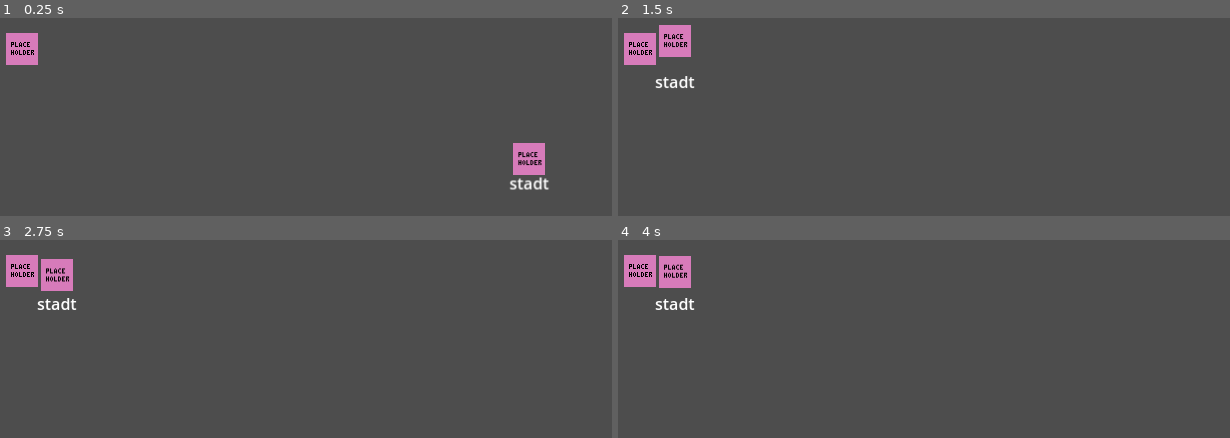
Above: before the commit, frames 1-4 (two rows, left to right).
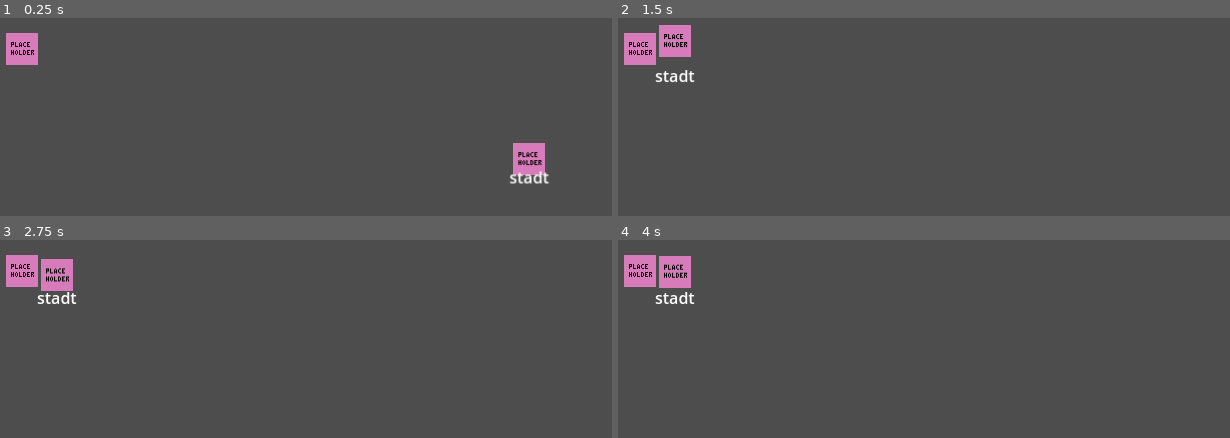
Above: after the commit, the same moments.

Repository: lehmius/typing-tides
Game: Godot game, scene res://scenes/game.tscn
The game is run twice, just before and just after one commit, with the same random seed, the same clock (stepped at 60 frames per second) and the same inputs. The engine's default icon, where the game draws it, is replaced by a stand-in: a white triangle on a blue panel in a dark square.
Inputs:
- Up to frame 1 (0.25 s): no input
- Up to frame 2 (1.5 s): tap Enter at 0.5 s
- Up to frame 3 (2.75 s): no input
- Up to frame 4 (4 s): no input

The runs differ from the first frame. In frame 1, 0.4% of the frame differs, in the area x 83-90%, y 77-87%; in frame 2, 0.3%; in frame 3, 0.3%; in frame 4, 0.3%.
Error before the commit: Invalid call. Nonexistent function 'attemptHit' in base 'Nil'. (res://scripts/game_state_handler.gd:95)

Commit message:
Add ErrorShake in case of invalid input on a target by playing new animation via AnimationPlayer.

Diff:
--- a/scenes/enemy.tscn
+++ b/scenes/enemy.tscn
@@ -17,6 +17,43 @@
 [sub_resource type="CircleShape2D" id="CircleShape2D_c4w8v"]
 radius = 19.0263
 
+[sub_resource type="Animation" id="Animation_md0e3"]
+length = 0.001
+tracks/0/type = "value"
+tracks/0/imported = false
+tracks/0/enabled = true
+tracks/0/path = NodePath(".:position")
+tracks/0/interp = 1
+tracks/0/loop_wrap = true
+tracks/0/keys = {
+"times": PackedFloat32Array(0),
+"transitions": PackedFloat32Array(1),
+"update": 0,
+"values": [Vector2(-27.765, 15)]
+}
+
+[sub_resource type="Animation" id="Animation_4ra3w"]
+resource_name = "ErrorShake(Vertical)"
+length = 0.15
+tracks/0/type = "value"
+tracks/0/imported = false
+tracks/0/enabled = true
+tracks/0/path = NodePath(".:position")
+tracks/0/interp = 1
+tracks/0/loop_wrap = true
+tracks/0/keys = {
+"times": PackedFloat32Array(0, 0.03, 0.06, 0.09, 0.12, 0.15),
+"transitions": PackedFloat32Array(1, 1, 1, 1, 1, 1),
+"update": 0,
+"values": [Vector2(-27.765, 15), Vector2(-27.765, 8), Vector2(-27.765, 22), Vector2(-27.765, 10), Vector2(-27.765, 20), Vector2(-27.765, 15)]
+}
+
+[sub_resource type="AnimationLibrary" id="AnimationLibrary_c4w8v"]
+_data = {
+&"ErrorShake(Vertical)": SubResource("Animation_4ra3w"),
+&"RESET": SubResource("Animation_md0e3")
+}
+
 [node name="Enemy" type="CharacterBody2D"]
 script = ExtResource("1_md0e3")
 
@@ -31,11 +68,17 @@
 anchors_preset = 5
 anchor_left = 0.5
 anchor_right = 0.5
-offset_left = -28.0
-offset_top = 20.765
-offset_right = 28.0
-offset_bottom = 43.765
+offset_left = -27.765
+offset_top = 15.0
+offset_right = 28.235
+offset_bottom = 38.0
 grow_horizontal = 2
 size_flags_horizontal = 3
 text = "default"
 horizontal_alignment = 1
+
+[node name="AnimationPlayer" type="AnimationPlayer" parent="."]
+root_node = NodePath("../Label")
+libraries = {
+&"": SubResource("AnimationLibrary_c4w8v")
+}
--- a/scripts/enemy.gd
+++ b/scripts/enemy.gd
@@ -19,6 +19,7 @@
 var direction: Vector2 = Vector2(0,0)# Vector from position to target, updated when any move function is called
 @onready var visualSprite:AnimatedSprite2D = $AnimatedSprite2D
 @onready var Player:Node			# Holds a reference to the Player.
+@onready var errorAnimationPlayer:AnimationPlayer = $AnimationPlayer
 var time:float = 0.0 				# Elapsed time since node was instantiated
 const maxBobbingSeverity:float = 2.0# Scales the bobbing motion to reach (at most) this value.
 
@@ -98,12 +99,5 @@
 	if letter==text.substr(0,1):
 		takeDamage()
 	else:
-		errorShake($Label)
-
-## Shakes the referenced node from left to right for a very short time, indicating an invalid input.
-## A strength can be specified to indicate how much the node should shake, as well as a length to decide for how long(in s).
-##
-## @returns: void
-func errorShake(node:Node,strength=5,length=0.1) -> void:
-	#TODO
-	pass
+		# If the attempted Hit is not correct, play an error shake, acting upon the Label.
+		errorAnimationPlayer.play("ErrorShake(Vertical)")
--- a/scripts/game_state_handler.gd
+++ b/scripts/game_state_handler.gd
@@ -92,4 +92,5 @@
 func receiveKey(event:InputEventKey) -> void:
 	var letter = OS.get_keycode_string(event.keycode).to_lower() # Remove once Input handler is implemented and event is replaced with letter
 	updateEnemyTargeting(letter)
-	currentTarget.attemptHit(letter)
+	if currentTarget!=null:
+		currentTarget.attemptHit(letter)
Not shown: 1 places in scenes/enemy.tscn that only renumber resources
